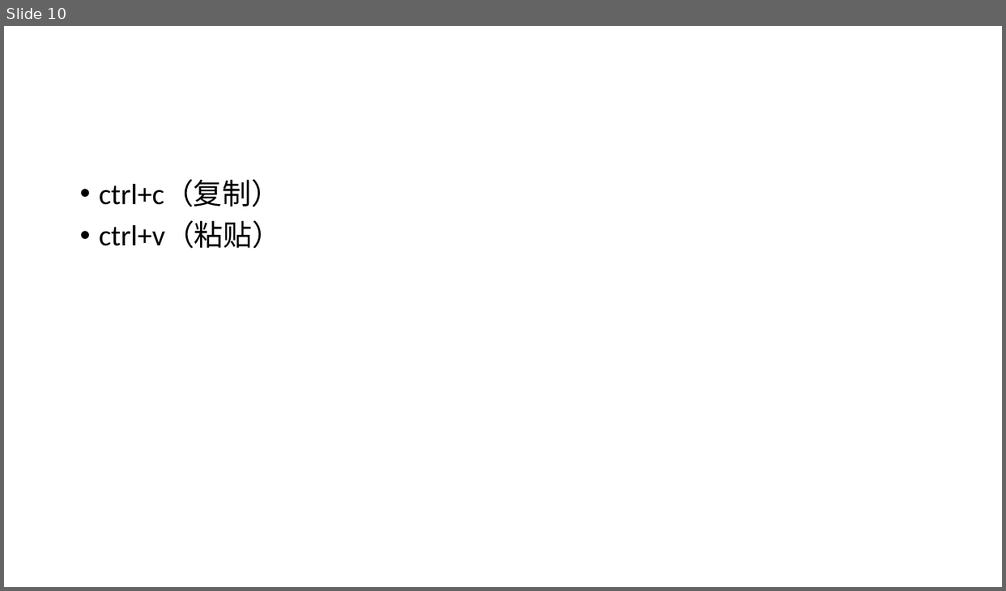
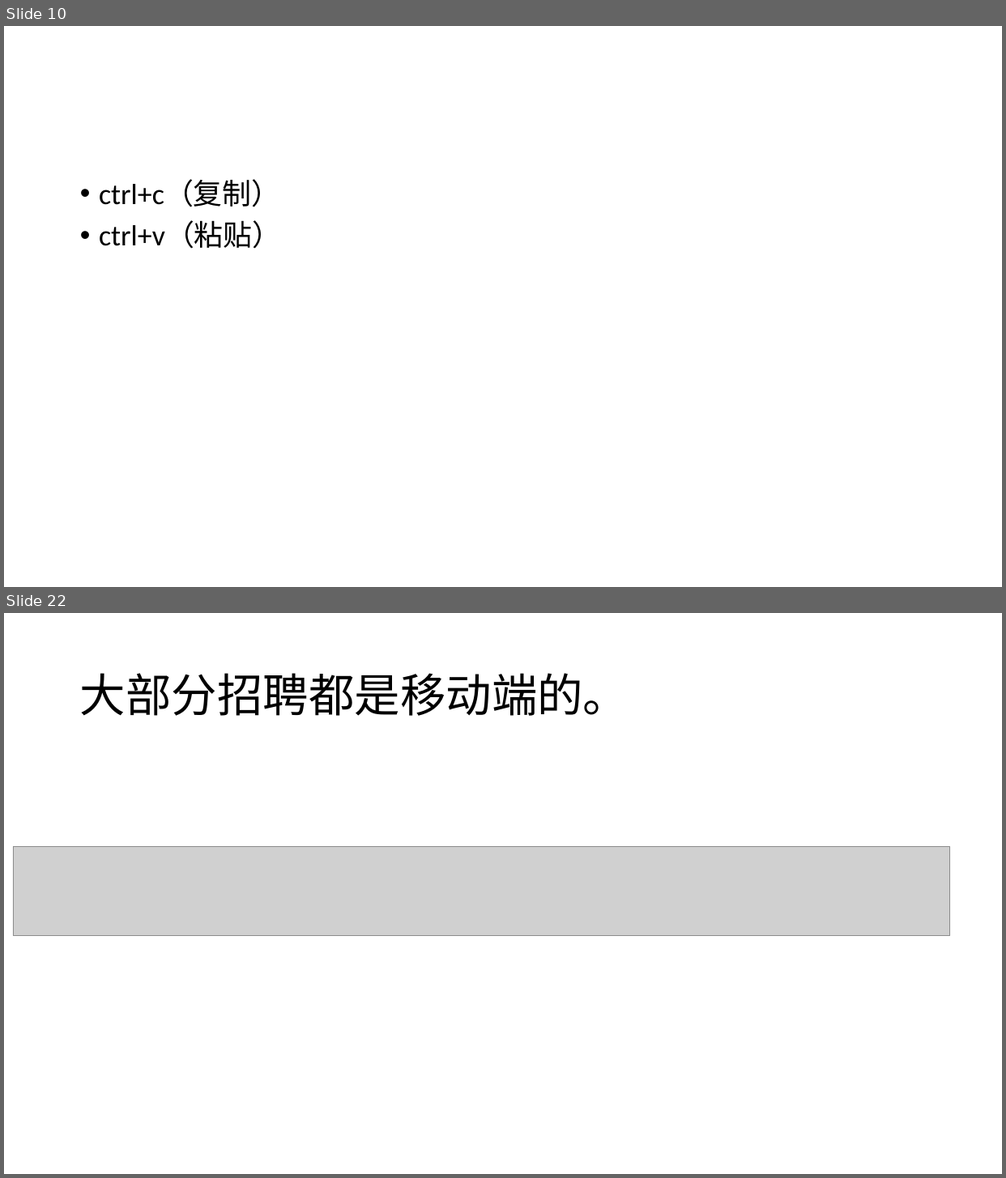
Before and after one commit to coderLynn/lecture, a slide deck: 课程/初级/html+css部分.pptx. Shown one above the other, each under a label of ours: slide 10 before the commit, slides 10 and 22 after it; the slides between them are not shown. The pictures are 1006x591 and 1006x1178 pixels, drawn with LibreOffice and Linux fonts; fonts in the diff are those of the drawing; grey boxes stand for pictures. Boxes give left, top, right and bottom in pixels: in the first picture for what was removed or moved away, otherwise in the second. Text is boxed around its words. In the diff, an @@ line names an element or a change of style, - is before the commit and + after.

```diff
--- a/课程/初级/html+css部分.pptx
+++ b/课程/初级/html+css部分.pptx
@@ slide 22 added at (4, 613, 1002, 1174), background #FFFFFF @@
@@ title added at (80, 673, 629, 716), 44 pt, text #000000 @@
+大部分招聘都是移动端的。
@@ picture added at (13, 846, 949, 935) @@
```
Also in this commit, not shown: 15 other slides added, 5 other files.
